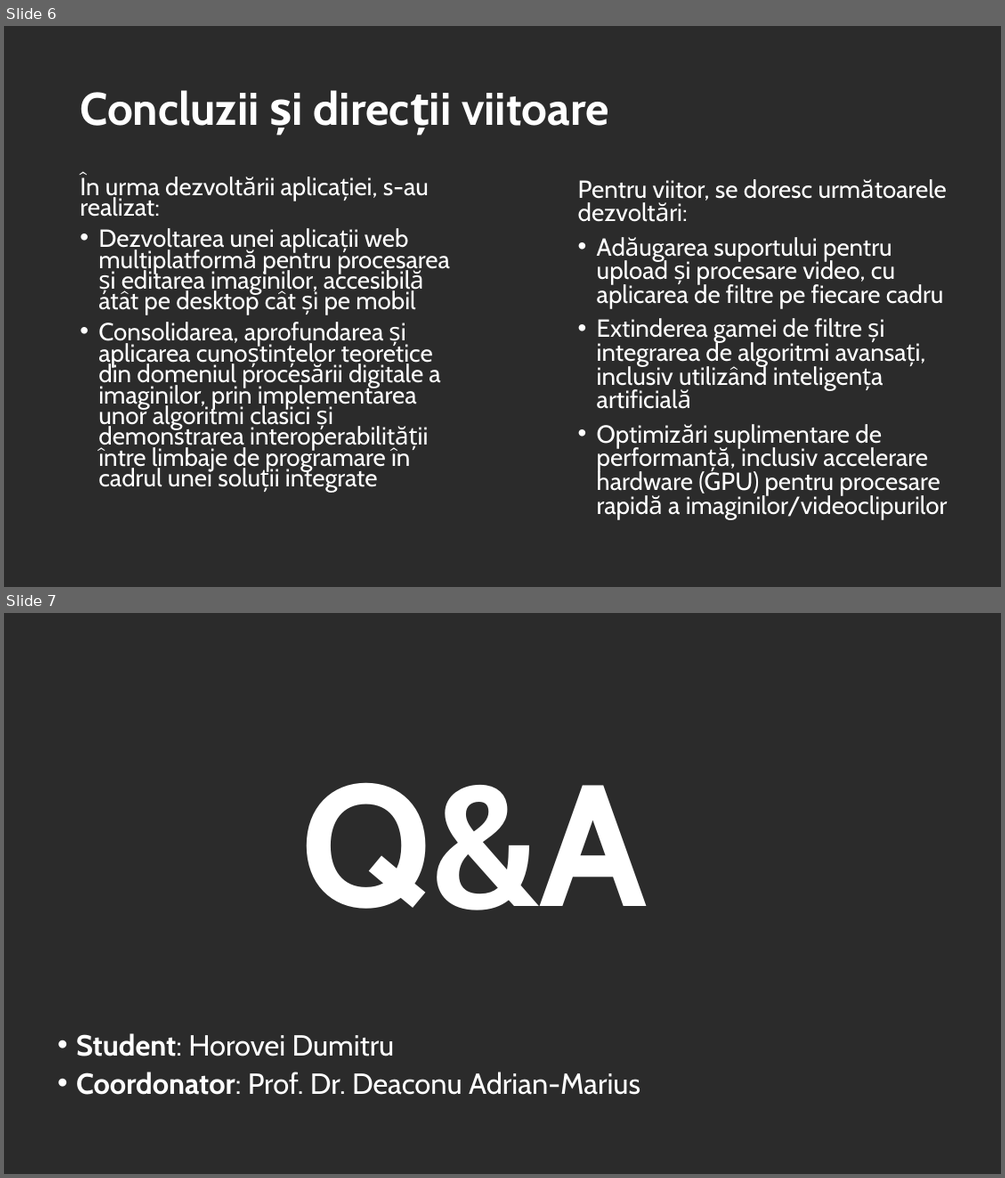
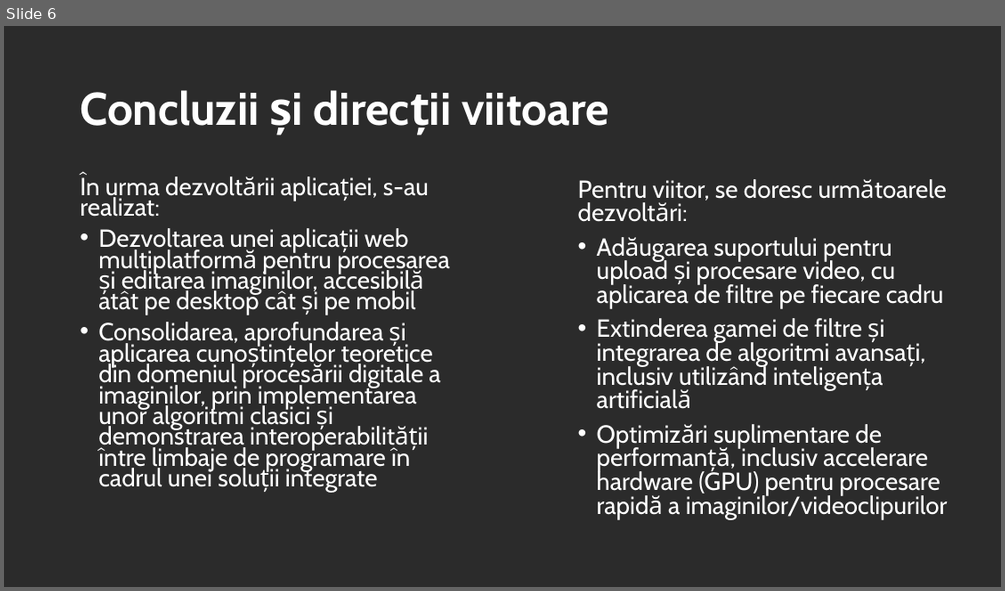
Before and after one commit to dumy10/ImageProcessing, a slide deck: docs/licenta/Prezentare_Licenta_2025_Horovei_Dumitru_10LF222.pptx. Shown one above the other, each under a label of ours: slides 6 and 7 before the commit, slide 6 after it. The pictures are 1005x1178 and 1005x591 pixels, drawn with LibreOffice and Linux fonts; fonts in the diff are those of the drawing; background and template pictures are left out; a plain dark background stands for a picture behind light text. Boxes give left, top, right and bottom in pixels: in the first picture for what was removed or moved away, otherwise in the second. Text is boxed around its words. In the diff, an @@ line names an element or a change of style, - is before the commit and + after.

```diff
--- a/docs/licenta/Prezentare_Licenta_2025_Horovei_Dumitru_10LF222.pptx
+++ b/docs/licenta/Prezentare_Licenta_2025_Horovei_Dumitru_10LF222.pptx
@@ slide 7 removed at [4, 613, 1001, 1174], background picture (left out) @@
@@ title removed at [300, 782, 647, 910] @@
-Q&A
@@ text removed at [76, 1033, 640, 1094] @@
-• Student: Horovei Dumitru
-• Coordonator: Prof. Dr. Deaconu Adrian-Marius
```
Also in this commit, not shown: 1 slide changed.
